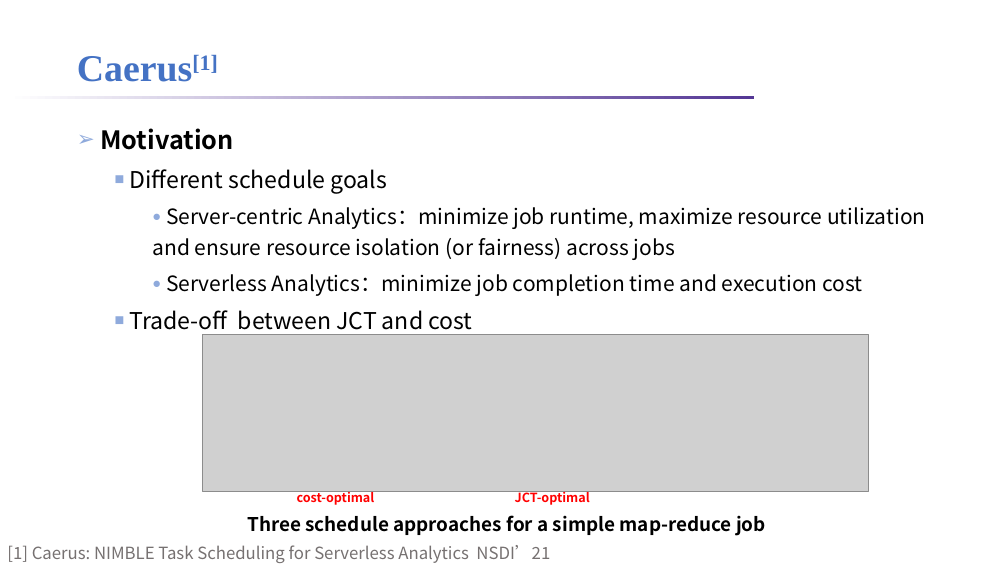
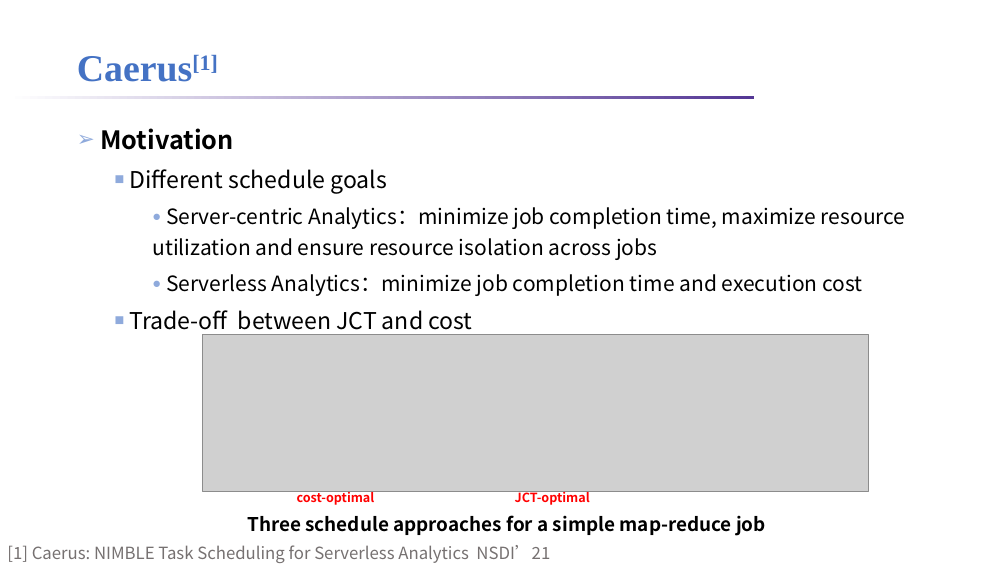
Before and after one commit to lt2000/ADSL, a slide deck: slide 17 of meeting/Serverless数据分析应用特征的定性分析.pptx. Drawn at 1008x567 pixels with LibreOffice and Linux fonts; fonts in the diff are those of the drawing; grey boxes stand for pictures; background and template pictures are left out. Boxes give left, top, right and bottom in pixels: in the first picture for what was removed or moved away, otherwise in the second. Text is boxed around its words. In the diff, an @@ line names an element or a change of style, - is before the commit and + after.

```diff
--- a/meeting/Serverless数据分析应用特征的定性分析.pptx
+++ b/meeting/Serverless数据分析应用特征的定性分析.pptx
@@ text at [152, 207, 906, 260]: text changed @@
-    ● Server-centric Analytics：minimize job runtime, maximize resource utilization and ensure resource isolation (or fairness) across jobs
+    ● Server-centric Analytics：minimize job completion time, maximize resource utilization and ensure resource isolation across jobs
```
Also in this commit, not shown: 3 other slides changed, 23 other files.
